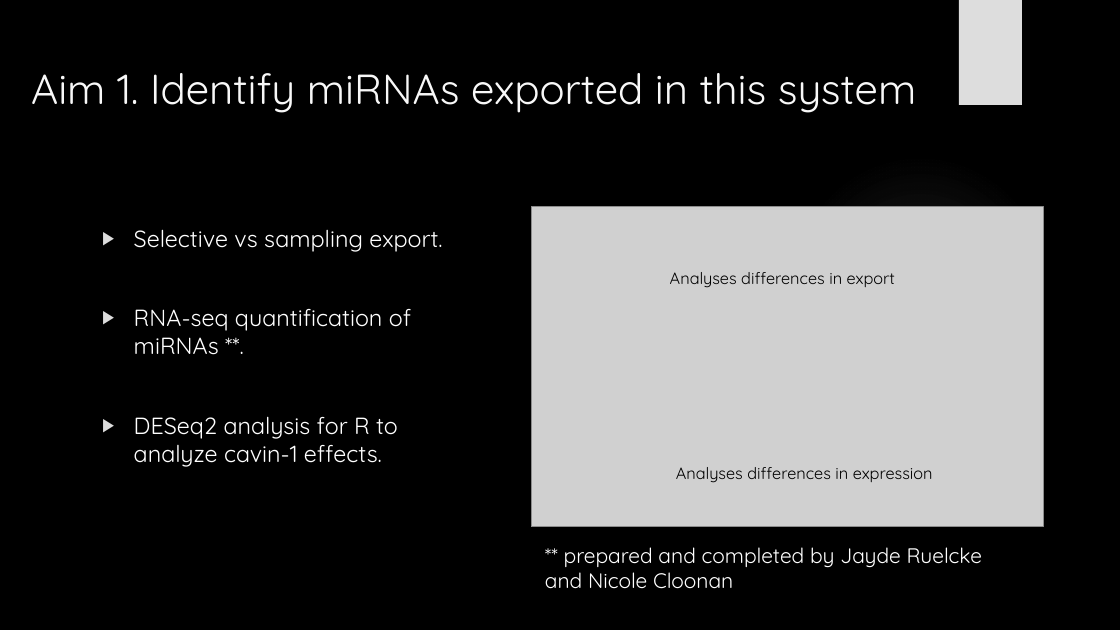
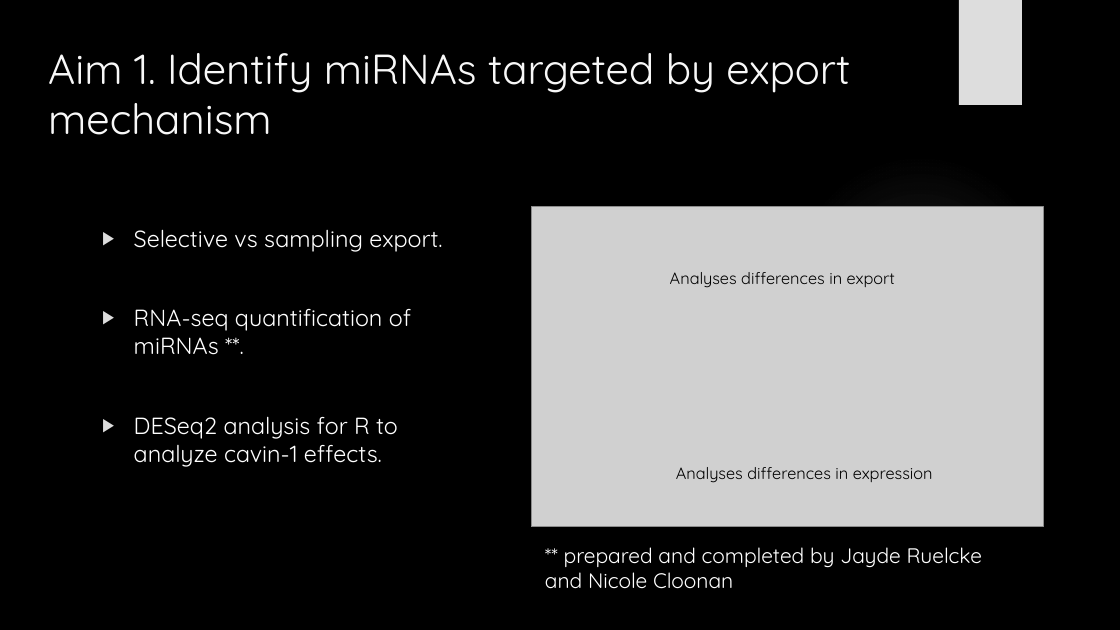
Before and after one commit to HarleyRobinson/Honours2, a slide deck: slide 7 of SeminarSlidesAgain.pptx. Drawn at 1120x630 pixels with LibreOffice and Linux fonts; fonts in the diff are those of the drawing; grey boxes stand for pictures; background and template pictures are left out. Boxes give left, top, right and bottom in pixels: in the first picture for what was removed or moved away, otherwise in the second. Text is boxed around its words. In the diff, an @@ line names an element or a change of style, - is before the commit and + after.

```diff
--- a/SeminarSlidesAgain.pptx
+++ b/SeminarSlidesAgain.pptx
@@ title at (x1=48, y1=53, x2=850, y2=135): text changed @@
-Aim 1. Identify miRNAs exported in this system
+Aim 1. Identify miRNAs targeted by export mechanism
```
Also in this commit, not shown: 15 other slides changed, 4 slides added, 20 other files.
